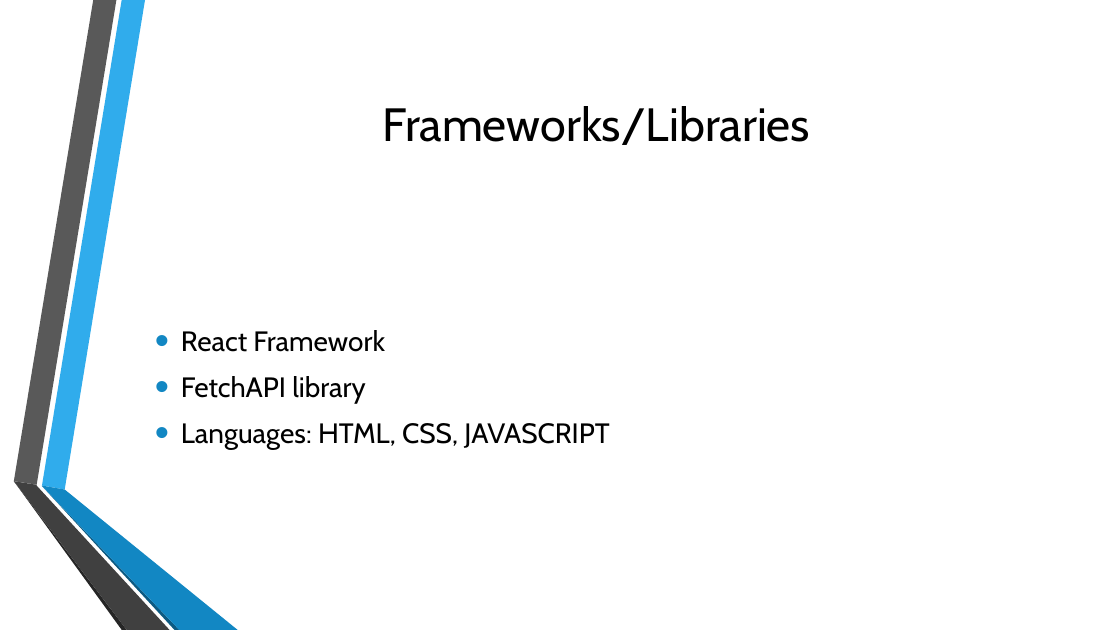
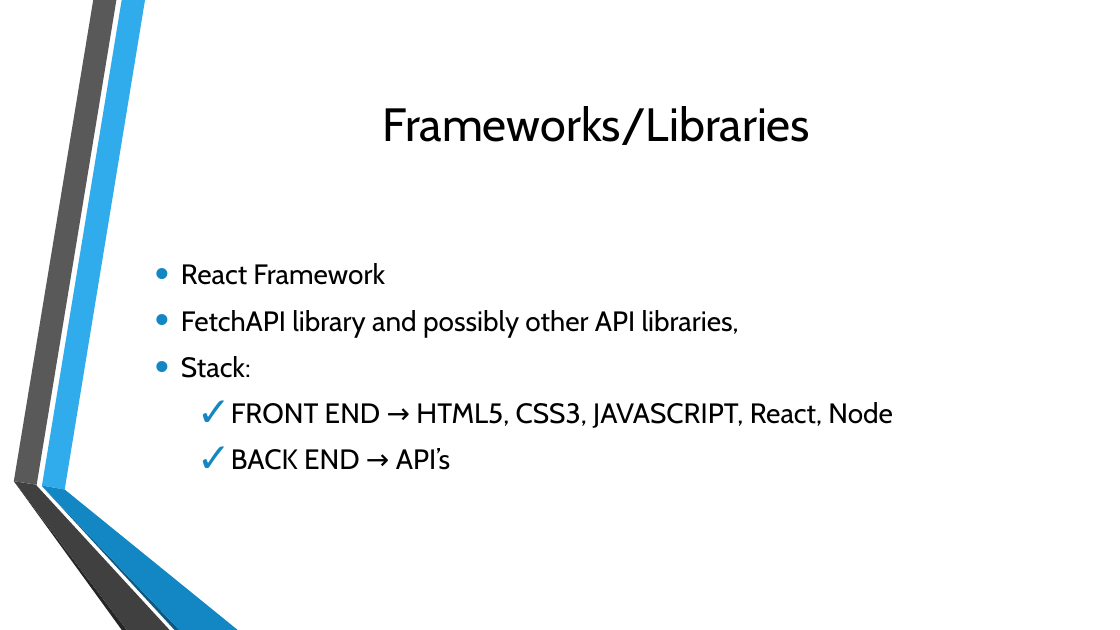
Before and after one commit to HarshaRamayanam/webdev-project, a slide deck: slide 5 of Project proposal.pptx (slide 4 before the commit). Drawn at 1120x630 pixels with LibreOffice and Linux fonts; fonts in the diff are those of the drawing; background and template pictures are left out. Boxes give left, top, right and bottom in pixels: in the first picture for what was removed or moved away, otherwise in the second. Text is boxed around its words. In the diff, an @@ line names an element or a change of style, - is before the commit and + after.

```diff
--- a/Project proposal.pptx
+++ b/Project proposal.pptx
@@ text at [181, 310, 893, 470]: text changed @@
-• FetchAPI library
-• Languages: HTML, CSS, JAVASCRIPT
+• FetchAPI library and possibly other API libraries,
+• Stack:
+  ✓ FRONT END → HTML5, CSS3, JAVASCRIPT, React, Node
+  ✓ BACK END → API’s
```
Also in this commit, not shown: 6 other slides changed, 5 slides added.
